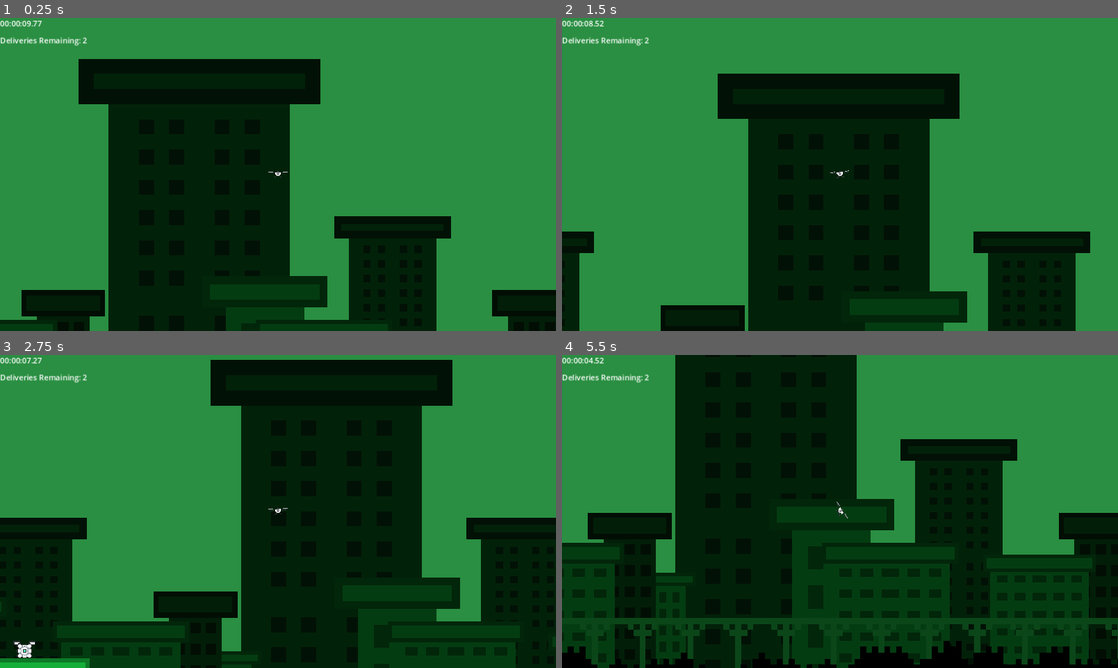
Above: before the commit, frames 1-4 (two rows, left to right).
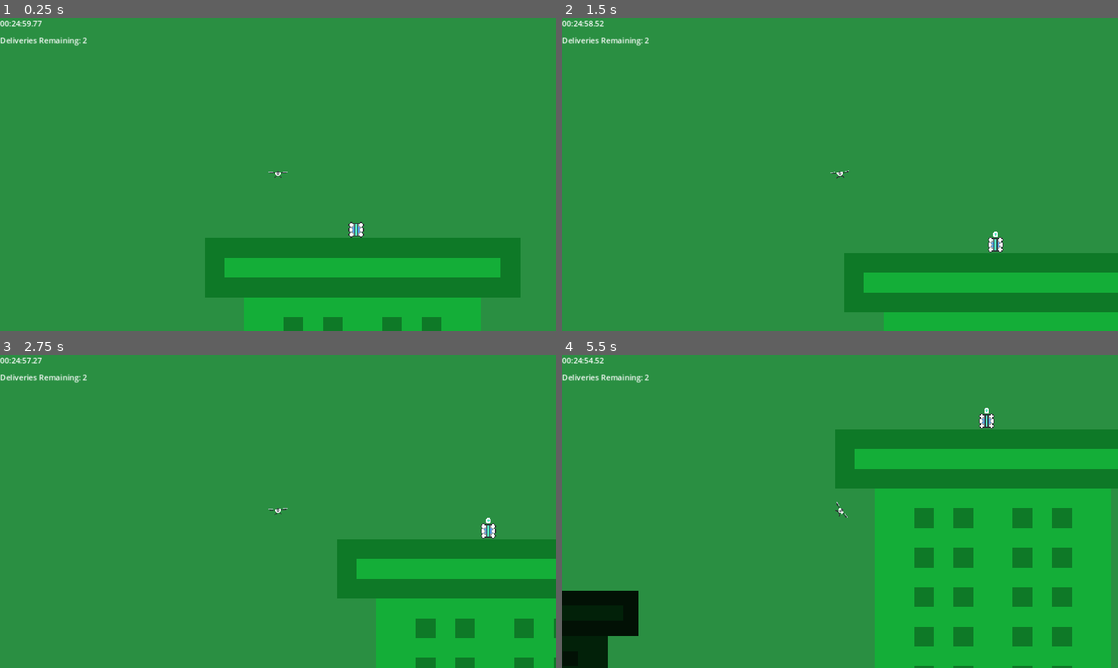
Above: after the commit, the same moments.

Repository: emanuelhix/drone-game
Game: Godot game, scene res://assets/world/revamp/world_revamp.tscn
Same seed, same stepped clock (60 frames per second), same inputs: the game is played once before the commit and once after it. The project has no main scene, so this scene is started directly.
Inputs (mouse positions are in pixels of both pictures, inside the frame that each line leads up to):
- Up to frame 1 (0.25 s): no input
- Up to frame 2 (1.5 s): move the mouse to (962, 158) at 0.52 s; press the mouse at (962, 158) at 0.53 s; right-click (962, 158) at 0.8 s; move the mouse to (728, 190) at 1.27 s; release the mouse at (728, 190) at 1.28 s; right-click (728, 190) at 1.35 s
- Up to frame 3 (2.75 s): click (166, 527) at 1.55 s; move the mouse to (333, 442) at 2.02 s; hold E (drop_item) from 2.03 s (still down); right-click (333, 442) at 2.3 s
- Up to frame 4 (5.5 s): move the mouse to (812, 574) at 2.77 s; release E (drop_item) at 2.78 s; click (812, 574) at 2.85 s; move the mouse to (1006, 558) at 3.52 s; hold Right mouse button (right_fan) 3.53-4.28 s; move the mouse to (673, 464) at 4.27 s; click (673, 464) at 4.35 s; move the mouse to (867, 511) at 5.02 s; hold Right mouse button (right_fan) from 5.03 s (still down)

The runs differ from the first frame. In frame 1, 46% of the frame differs, in the area x 0-100%, y 0-100%; in frame 2, 41%; in frame 3, 57%; in frame 4, 77%.

Commit message:
added end game screen and detection for ending game at timer or when all antidotes are collected

Diff:
--- a/assets/drone/drone_physics.gd
+++ b/assets/drone/drone_physics.gd
@@ -6,6 +6,7 @@
 var vertical_force = 125
 var left_side = self.position
 var right_side = self.position
+var first_input = false # hot fixing idle jittering bug
 
 func _ready():
 	# if an antidote is parented to this object before hand, start the drone off carrying it.
@@ -23,11 +24,17 @@
 		on_drop_item()
 	elif event.is_action_pressed("pick_up_item") and carried_antidote == null and pick_up_area != null:
 		on_pick_up_item()
+	if event.is_action_pressed("left_fan") or event.is_action_pressed("right_fan"):
+		first_input = true
 
 func _physics_process(delta):
+	if !first_input:
+		return
 	apply_fan_forces(delta)
 
 func _integrate_forces(state):
+	if !first_input:
+		return
 	on_integrate_forces(state)
 
 func apply_fan_forces(delta : float):
--- /dev/null
+++ b/assets/world/revamp/FadeBlack.gd
@@ -0,0 +1,19 @@
+extends CanvasLayer
+
+@onready var control = $Node/Control/BackgroundTexture
+@export var timer_label : Label = null
+@onready var final_time_label : Label = $Node/Control/FinalTime
+@onready var final_msg_lbl : Label = $Node/Control/FinalMessage
+
+func fade_to_black(is_winner : bool):
+	var fade_tween = get_tree().create_tween()
+	fade_tween.tween_property(control, "modulate", Color(Color.BLACK, 1), 3)
+	fade_tween.play()
+	fade_tween.tween_callback(func(): tween_callback(is_winner))
+
+func tween_callback(is_winner : bool):
+	final_time_label.text = "Clear Time: " + timer_label.text
+	if is_winner:
+		final_time_label.show()
+	final_msg_lbl.text = "You escaped." if is_winner else "Game Over."
+	final_msg_lbl.show()
--- a/assets/world/revamp/world_revamp.tscn
+++ b/assets/world/revamp/world_revamp.tscn
@@ -21,6 +21,7 @@
 [ext_resource type="Texture2D" uid="uid://ckjr1g444e6mm" path="res://assets/world/revamp/AntidoteSpawner.png" id="17_xphfd"]
 [ext_resource type="Script" path="res://assets/world/timer_label.gd" id="18_fwy20"]
 [ext_resource type="Script" path="res://assets/world/revamp/AntidoteSpawner.gd" id="19_agadq"]
+[ext_resource type="Script" path="res://assets/world/revamp/FadeBlack.gd" id="22_odr6l"]
 
 [sub_resource type="PhysicsMaterial" id="PhysicsMaterial_5yvsb"]
 rough = true
@@ -557,7 +558,7 @@
 script = ExtResource("1_ymeam")
 
 [node name="Drone" parent="." node_paths=PackedStringArray("pick_up_area") instance=ExtResource("5_gvn6m")]
-position = Vector2(1044, 44)
+position = Vector2(1691, -661)
 pick_up_area = NodePath("PickUpArea")
 
 [node name="PickUpArea" parent="Drone" instance=ExtResource("3_tijbd")]
@@ -925,7 +926,7 @@
 metadata/_edit_use_anchors_ = true
 
 [node name="GameTimer" type="Timer" parent="."]
-wait_time = 10.0
+wait_time = 1500.0
 one_shot = true
 autostart = true
 
@@ -957,4 +958,62 @@
 [node name="SpawnPosition" type="Marker2D" parent="AntidoteSpawner"]
 position = Vector2(0, -11)
 
+[node name="BlackFadeLayer" type="CanvasLayer" parent="." node_paths=PackedStringArray("timer_label")]
+layer = 3
+script = ExtResource("22_odr6l")
+timer_label = NodePath("../UILayer/GameUI/TimerLabel")
+
+[node name="Node" type="Node" parent="BlackFadeLayer"]
+
+[node name="Control" type="Control" parent="BlackFadeLayer/Node"]
+layout_mode = 3
+anchors_preset = 15
+anchor_right = 1.0
+anchor_bottom = 1.0
+grow_horizontal = 2
+grow_vertical = 2
+
+[node name="BackgroundTexture" type="TextureRect" parent="BlackFadeLayer/Node/Control"]
+modulate = Color(0, 0, 0, 0)
+layout_mode = 1
+anchors_preset = 15
+anchor_right = 1.0
+anchor_bottom = 1.0
+offset_top = -216.0
+offset_bottom = 216.0
+grow_horizontal = 2
+grow_vertical = 2
+texture = ExtResource("7_cta61")
+
+[node name="FinalMessage" type="Label" parent="BlackFadeLayer/Node/Control"]
+layout_mode = 1
+anchors_preset = 8
+anchor_left = 0.5
+anchor_top = 0.5
+anchor_right = 0.5
+anchor_bottom = 0.5
+offset_left = -20.0
+offset_top = -11.5
+offset_right = 20.0
+offset_bottom = 11.5
+grow_horizontal = 2
+grow_vertical = 2
+theme_override_colors/font_color = Color(1, 1, 1, 1)
+
+[node name="FinalTime" type="Label" parent="BlackFadeLayer/Node/Control"]
+visible = false
+layout_mode = 1
+anchors_preset = 8
+anchor_left = 0.5
+anchor_top = 0.5
+anchor_right = 0.5
+anchor_bottom = 0.5
+offset_left = -20.0
+offset_top = 14.0
+offset_right = 20.0
+offset_bottom = 37.0
+grow_horizontal = 2
+grow_vertical = 2
+theme_override_colors/font_color = Color(1, 1, 1, 1)
+
 [editable path="Drone"]
--- a/assets/world/world.gd
+++ b/assets/world/world.gd
@@ -1,6 +1,22 @@
 extends Node2D
+
+#FIXME: INSANE DEPENDENCY
+@onready var score_tracker = $UILayer/GameUI/ScoreLabel
+@onready var fade_screen = $BlackFadeLayer
+@onready var timer = $GameTimer
 
 func _input(event):
 	# built-in game reset
 	if event.is_action_pressed("reset_game"):
 		get_tree().reload_current_scene()
+
+func _ready():
+	score_tracker.game_completed.connect(on_all_antidotes_collected)
+	timer.timeout.connect(on_game_timer_ended)
+
+func on_all_antidotes_collected():
+	fade_screen.fade_to_black(true)
+
+func on_game_timer_ended():
+	fade_screen.fade_to_black(false)
+	score_tracker.game_completed.disconnect(on_all_antidotes_collected)
Not shown: 1 places in assets/world/revamp/world_revamp.tscn that only renumber resources
